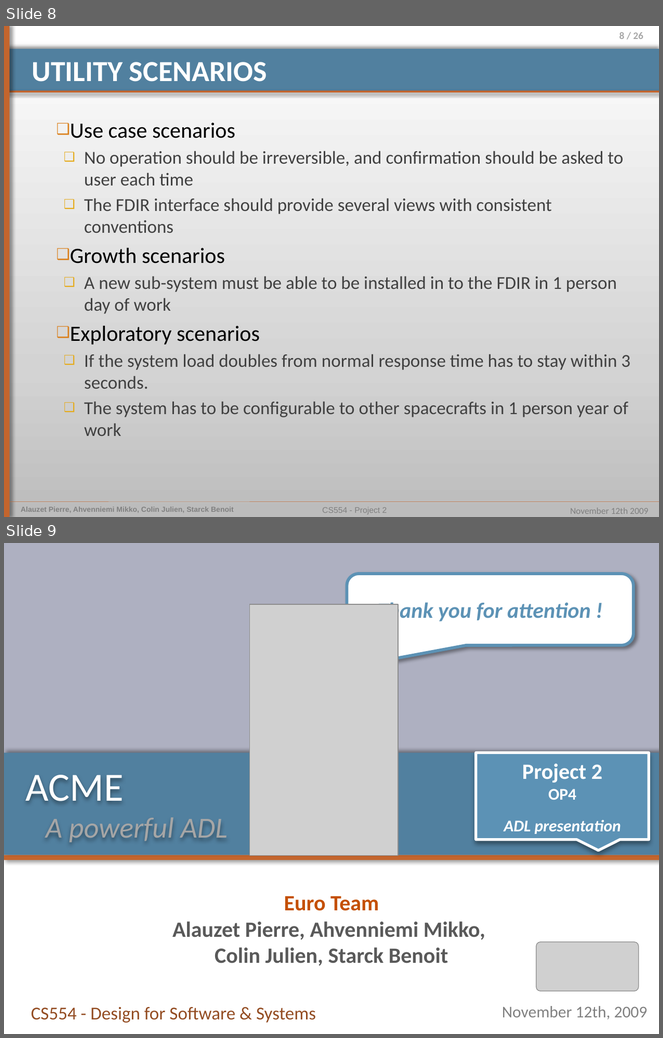
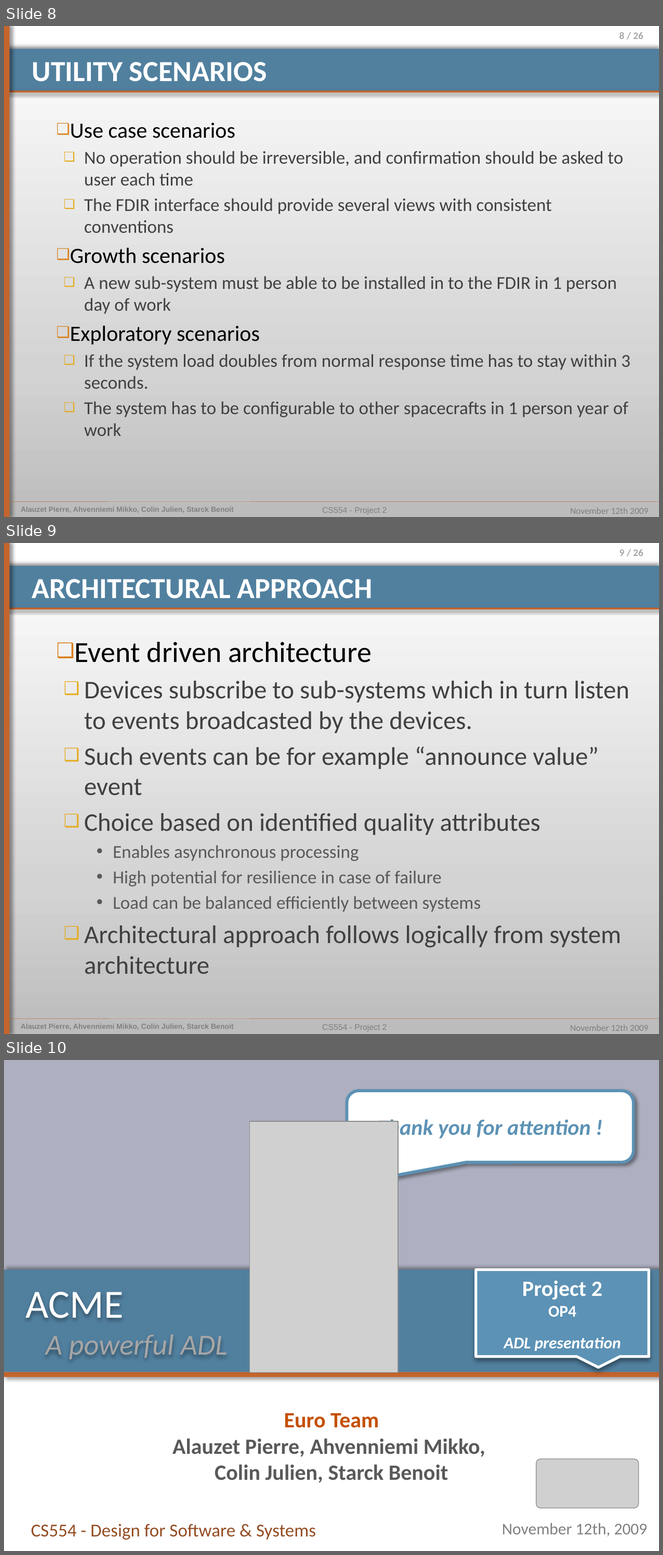
Before and after one commit to pierrealauzet/euroteam, a slide deck: Project 2/Part1/CS554_EuroTeam_Project2_OP4_quality.pptx. Shown one above the other, each under a label of ours: slides 8 and 9 before the commit, slides 8, 9 and 10 after it. The pictures are 663x1038 and 663x1555 pixels, drawn with LibreOffice and Linux fonts; fonts in the diff are those of the drawing; grey boxes stand for pictures. Boxes give left, top, right and bottom in pixels: in the first picture for what was removed or moved away, otherwise in the second. Text is boxed around its words. In the diff, an @@ line names an element or a change of style, - is before the commit and + after.

Commit message:
added quality tree

```diff
--- a/Project 2/Part1/CS554_EuroTeam_Project2_OP4_quality.pptx
+++ b/Project 2/Part1/CS554_EuroTeam_Project2_OP4_quality.pptx
@@ slide 9 added at (x1=4, y1=543, x2=659, y2=1034), background gradient #BDBDBD to #D3D3D3 to #FFFFFF; not listed: 9 template elements that a slide beside it also shows @@
@@ title added at (x1=32, y1=579, x2=373, y2=599), 32 pt, text #FFFFFF, bold @@
+ARCHITECTURAL APPROACH
@@ text added at (x1=75, y1=642, x2=630, y2=975), 28 pt, text #404040 @@
+❑ Event driven architecture
+  ❑ Devices subscribe to sub-systems which in turn listen to events broadcasted by the devices.
+  ❑ Such events can be for example “announce value” event
+  ❑ Choice based on identified quality attributes
+    • Enables asynchronous processing
+    • High potential for resilience in case of failure
+    • Load can be balanced efficiently between systems
+  ❑ Architectural approach follows logically from system architecture
@@ what was slide 9 is now slide 10 @@
```
